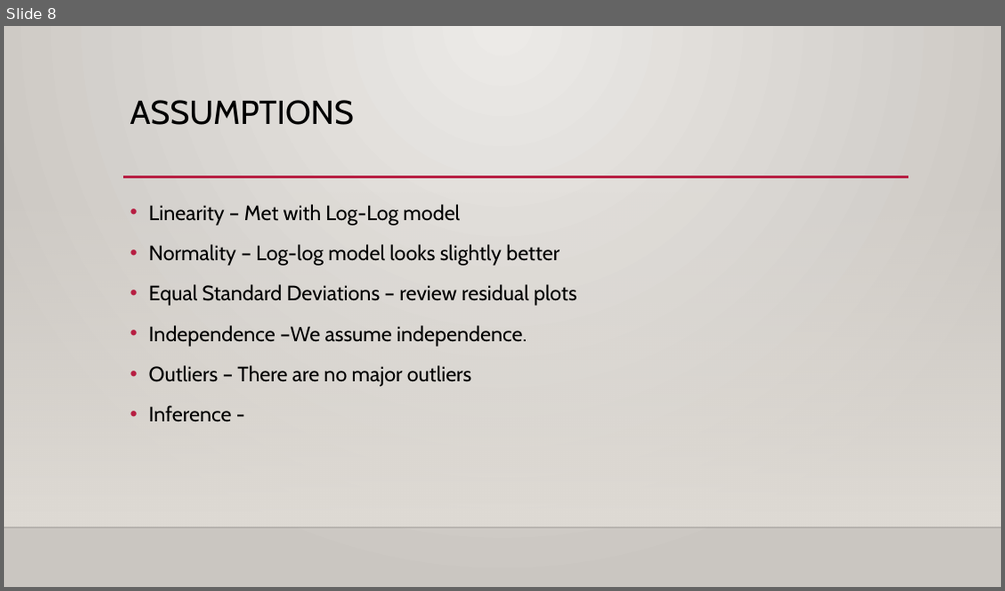
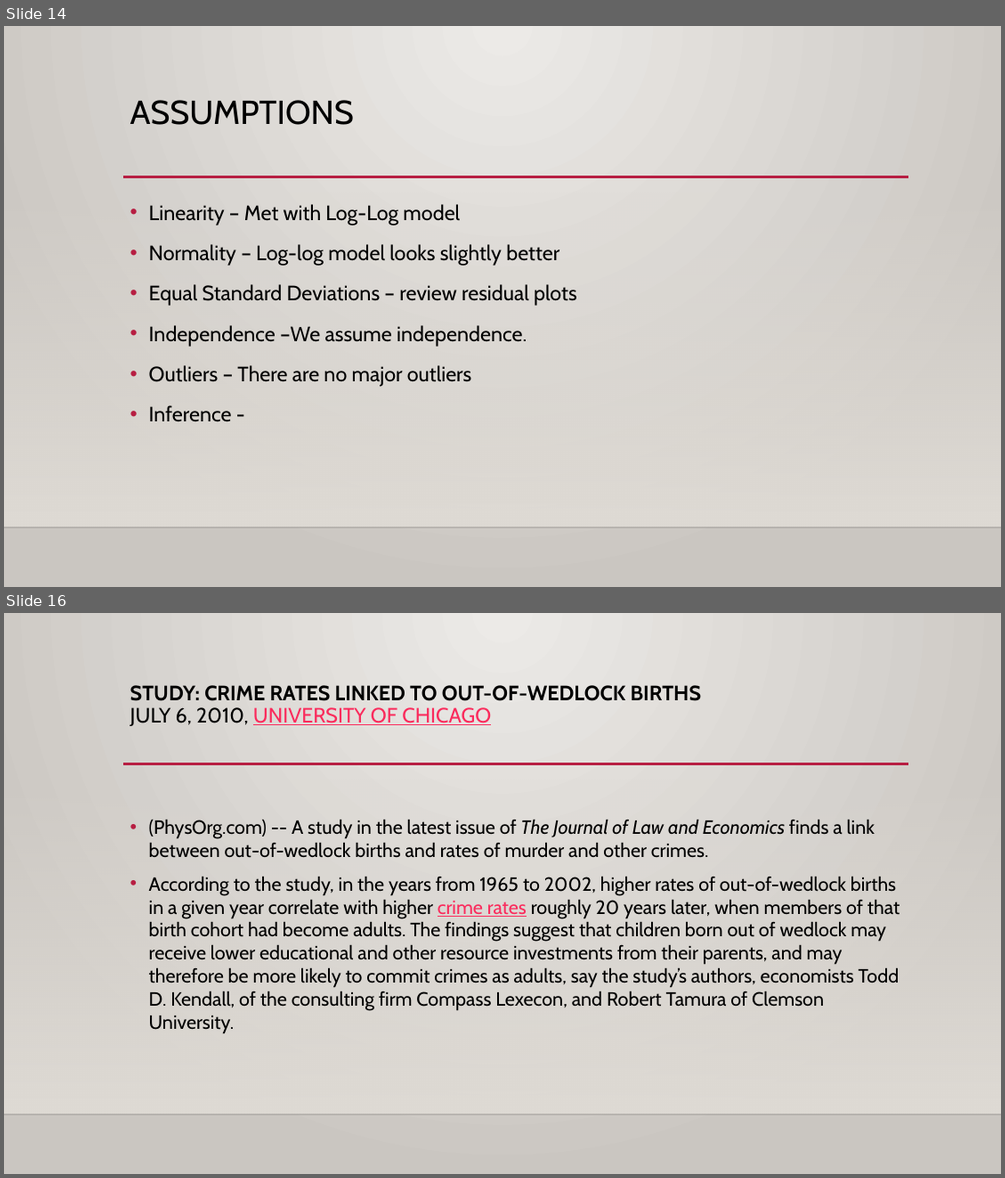
Before and after one commit to ShonTM/MSDS6306CaseStudy2, a slide deck: Violent crimes Per Population & communities.pptx. Shown one above the other, each under a label of ours: slide 8 before the commit, slides 14 and 16 after it; the slides between them are not shown. The pictures are 1005x591 and 1005x1178 pixels, drawn with LibreOffice and Linux fonts; fonts in the diff are those of the drawing; background and template pictures are left out. Boxes give left, top, right and bottom in pixels: in the first picture for what was removed or moved away, otherwise in the second. Text is boxed around its words. In the diff, an @@ line names an element or a change of style, - is before the commit and + after.

```diff
--- a/Violent crimes Per Population & communities.pptx
+++ b/Violent crimes Per Population & communities.pptx
@@ slide 16 added at (4,613,1001,1174), background gradient #ECEAE7 to #CAC7C1; not listed: 3 template elements that a slide beside it also shows @@
@@ title added at (130,685,701,726), 20 pt, text #000000, bold @@
+STUDY: CRIME RATES LINKED TO OUT-OF-WEDLOCK BIRTHS
+JULY 6, 2010, UNIVERSITY OF CHICAGO
@@ text added at (149,819,899,1034), 18.5 pt, text #000000 @@
+• (PhysOrg.com) -- A study in the latest issue of The Journal of Law and Economics finds a link between out-of-wedlock births and rates of murder and other crimes.
+• According to the study, in the years from 1965 to 2002, higher rates of out-of-wedlock births in a given year correlate with higher crime rates roughly 20 years later, when members of that birth cohort had become adults. The findings suggest that children born out of wedlock may receive lower educational and other resource investments from their parents, and may therefore be more likely to commit crimes as adults, say the study’s authors, economists Todd D. Kendall, of the consulting firm Compass Lexecon, and Robert Tamura of Clemson University.
@@ what was slide 8 is now slide 14 @@
```
Also in this commit, not shown: 6 slides changed, 4 other slides added, 4 slides removed, 16 other files.
